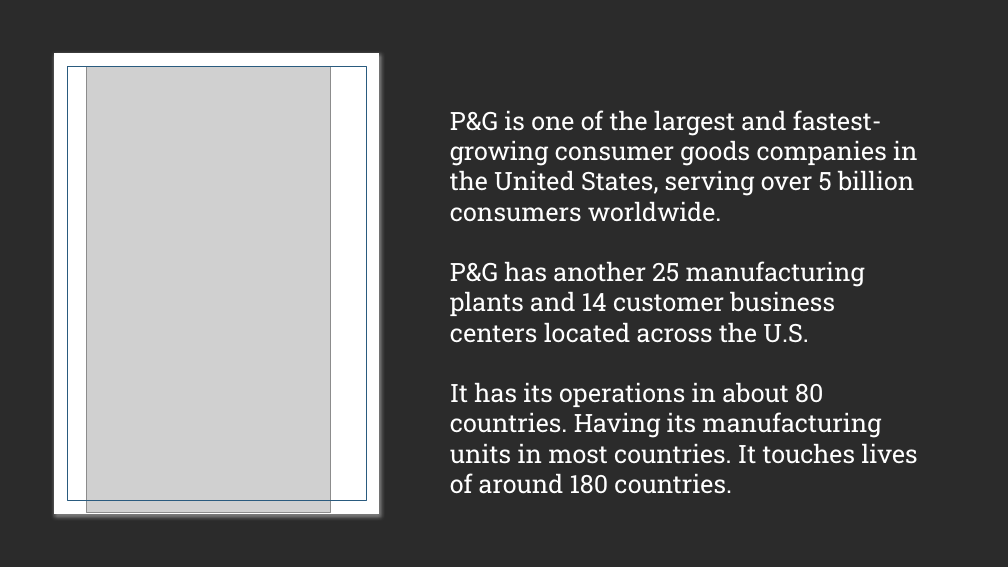
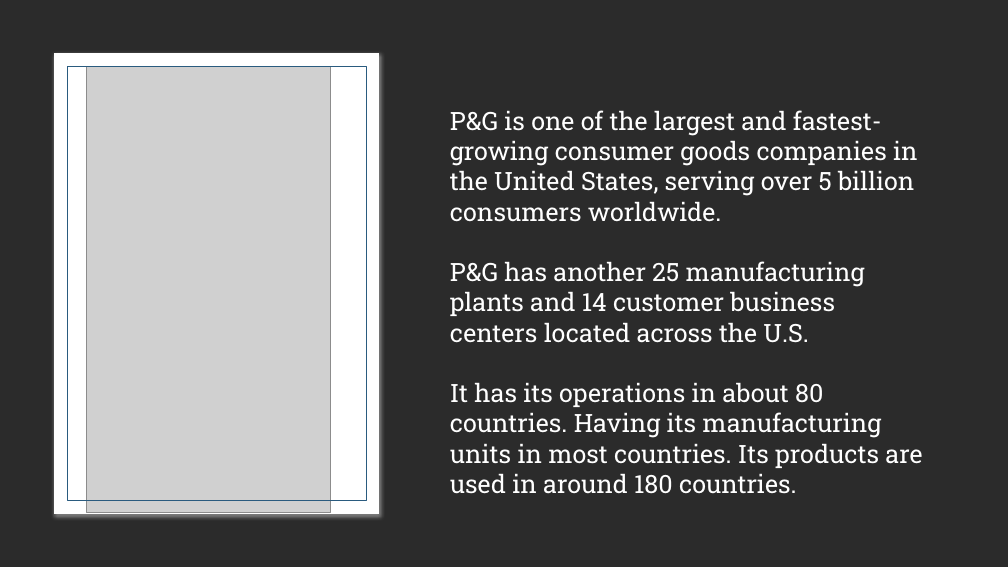
Before and after one commit to HKohin/P-G-Presentation, a slide deck: slide 5 of P & G Presentation.pptx. Drawn at 1008x567 pixels with LibreOffice and Linux fonts; fonts in the diff are those of the drawing; grey boxes stand for pictures; background and template pictures are left out; a plain dark background stands for a picture behind light text. Boxes give left, top, right and bottom in pixels: in the first picture for what was removed or moved away, otherwise in the second. Text is boxed around its words. In the diff, an @@ line names an element or a change of style, - is before the commit and + after.

```diff
--- a/P & G Presentation.pptx
+++ b/P & G Presentation.pptx
@@ text at [450,382,922,494]: text changed @@
-It has its operations in about 80 countries. Having its manufacturing units in most countries. It touches lives of around 180 countries.
+It has its operations in about 80 countries. Having its manufacturing units in most countries. Its products are used in around 180 countries.
```
